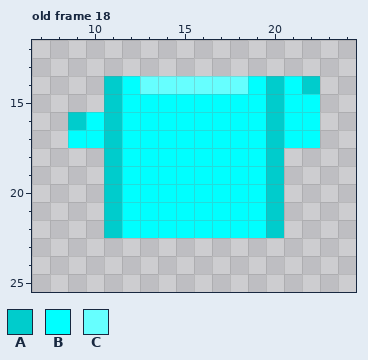
Two states of a pixel-art file, apps/game/assets/characters/equipment/torso/tunic.aseprite. This is how it looked before the edit.
32x32 pixels, 20 frames. Shown: old frame 18: x 7..24, y 12..25. The commit also changed other frames, which this record leaves out.
Palette (. is transparent): A #00cccc  B #00ffff  C #66ffff
Pixels before, old frame 18, first column x 9:
14 ..ABCCCCCCBABA
15 ..ABBBBBBBBABB
16 ABABBBBBBBBABB
17 BBABBBBBBBBABB
18 ..ABBBBBBBBA..
19 ..ABBBBBBBBA..
20 ..ABBBBBBBBA..
21 ..ABBBBBBBBA..
22 ..ABBBBBBBBA..
And afterwards:
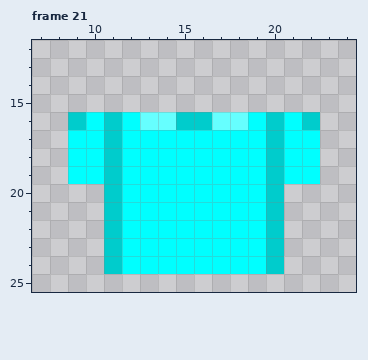
A new or re-ordered frame is compared with the old frame closest to it.
From old to new:
frames 20 -> 36
Frame 21 is new; against old frame 18:
The author put colour A in rows 23 to 24 at x 11 and 20.
Colour B becomes colour A in row 16 at x 15 to 16 and 22.
The author put colour B in rows 18 to 19 at x 9 to 10 and 21 to 22; in rows 23 to 24 at x 12 to 19.
Colour B becomes colour C in row 16 at x 13 to 14 and 17 to 18.
The edit erases colour A in row 14 at x 11, 20 and 22; in row 15 at x 11 and 20.
The edit erases colour B in row 14 at x 12, 19 and 21; in row 15 at x 12 to 19 and 21 to 22.
The edit erases colour C in row 14 at x 13 to 18.
